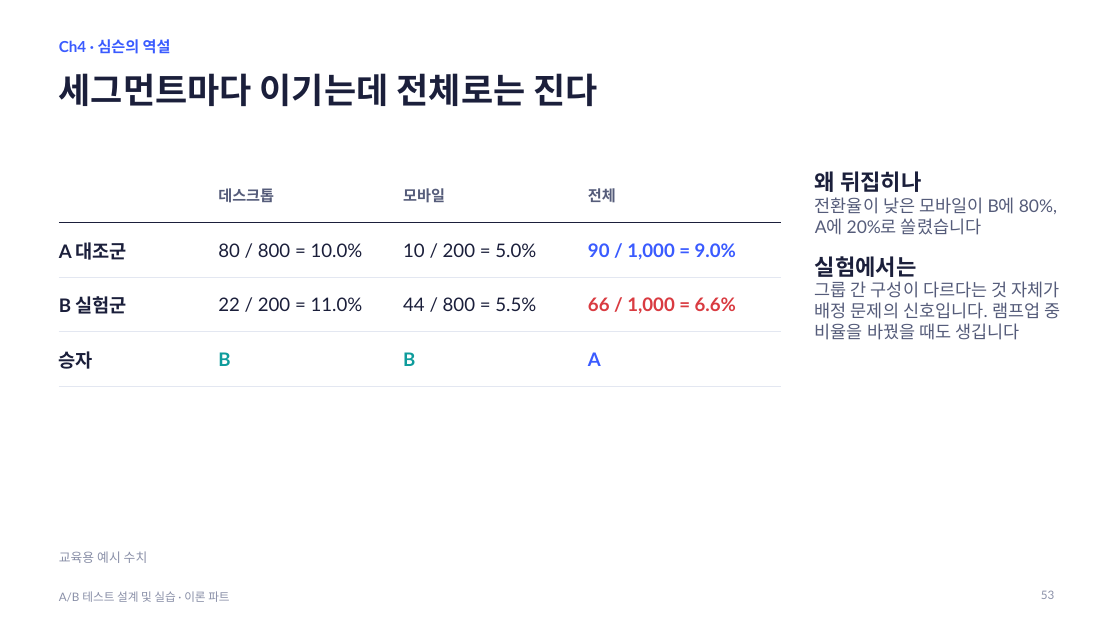
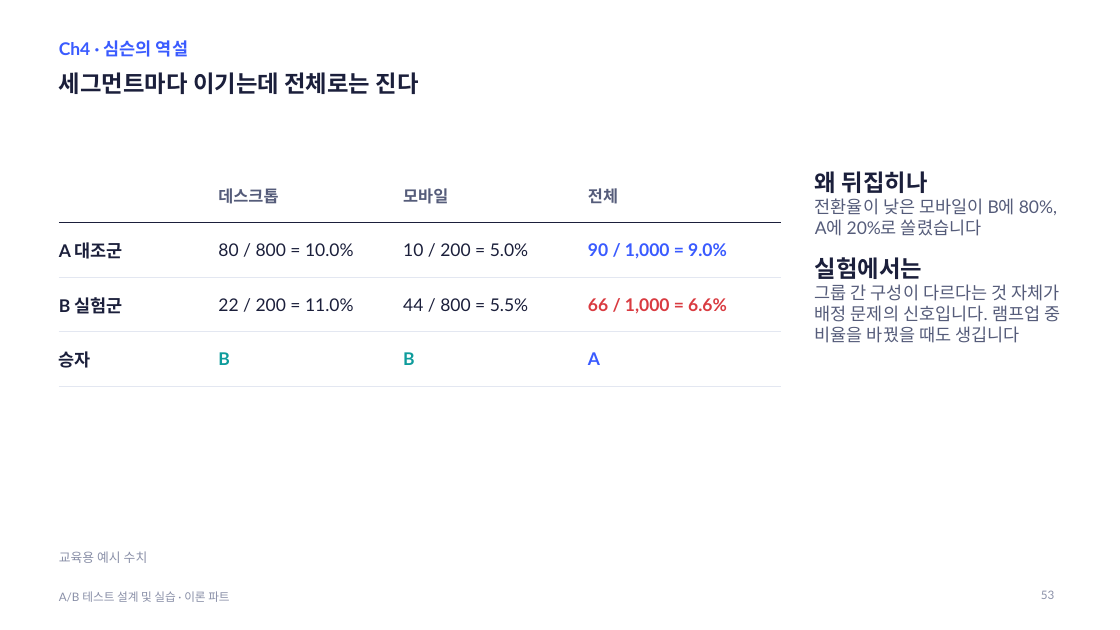
Before and after one commit to JungYeoni/quickmart-lab-rats, a slide deck: slide 53 of docs/lecture/ab-testing-theory.pptx. Drawn at 1120x630 pixels with LibreOffice and Linux fonts; fonts in the diff are those of the drawing. Boxes give left, top, right and bottom in pixels: in the first picture for what was removed or moved away, otherwise in the second. Text is boxed around its words. In the diff, an @@ line names an element or a change of style, - is before the commit and + after.

```diff
--- a/docs/lecture/ab-testing-theory.pptx
+++ b/docs/lecture/ab-testing-theory.pptx
@@ text "Ch4 · 심슨의 역설" at (59, 40, 188, 57): size 13 to 15 pt @@
@@ title "세그먼트마다 이기는데 전체로는 진다" at (59, 72, 419, 94): size 30 to 20 pt @@
@@ table at (59, 168, 781, 372) @@
@@ size 13 to 14 pt in "데스크톱", "모바일", "전체" @@
@@ size 16 to 15 pt @@
@@ text at (815, 171, 928, 279): size 19 to 20 pt in "왜 뒤집히나", "실험에서는" @@
```
Also in this commit, not shown: 59 other slides changed, 1 other file.
